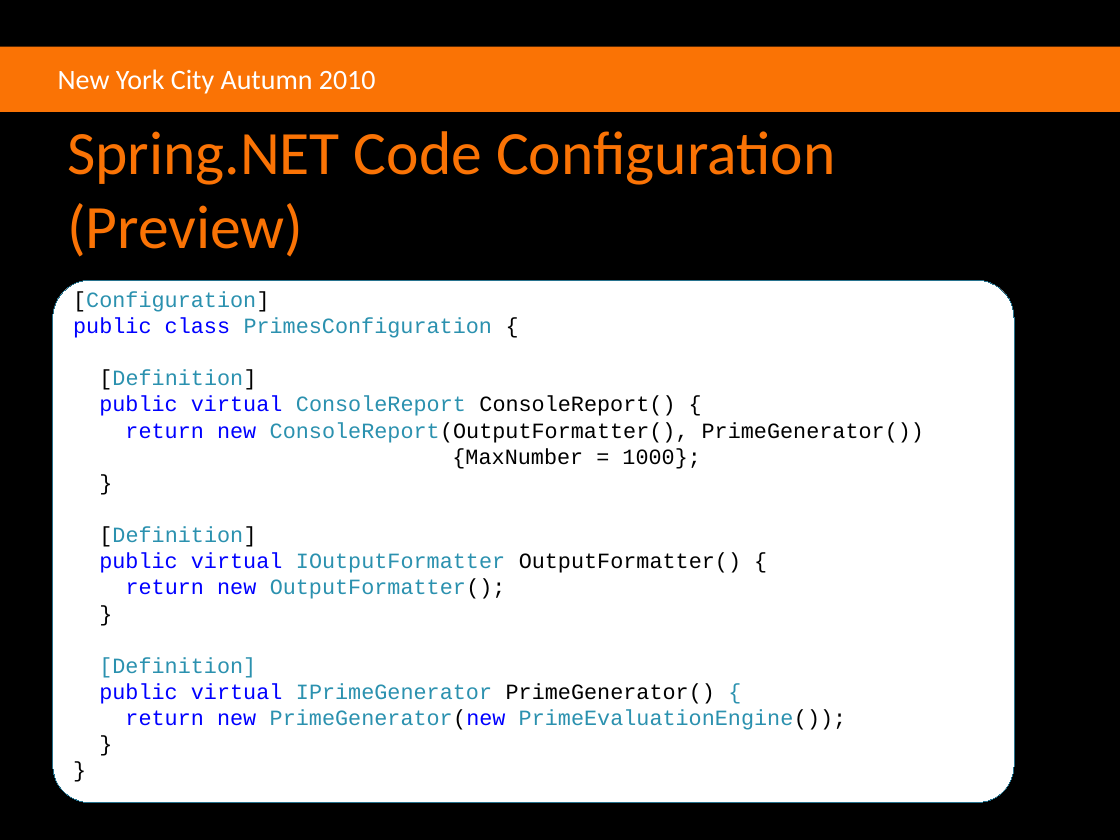
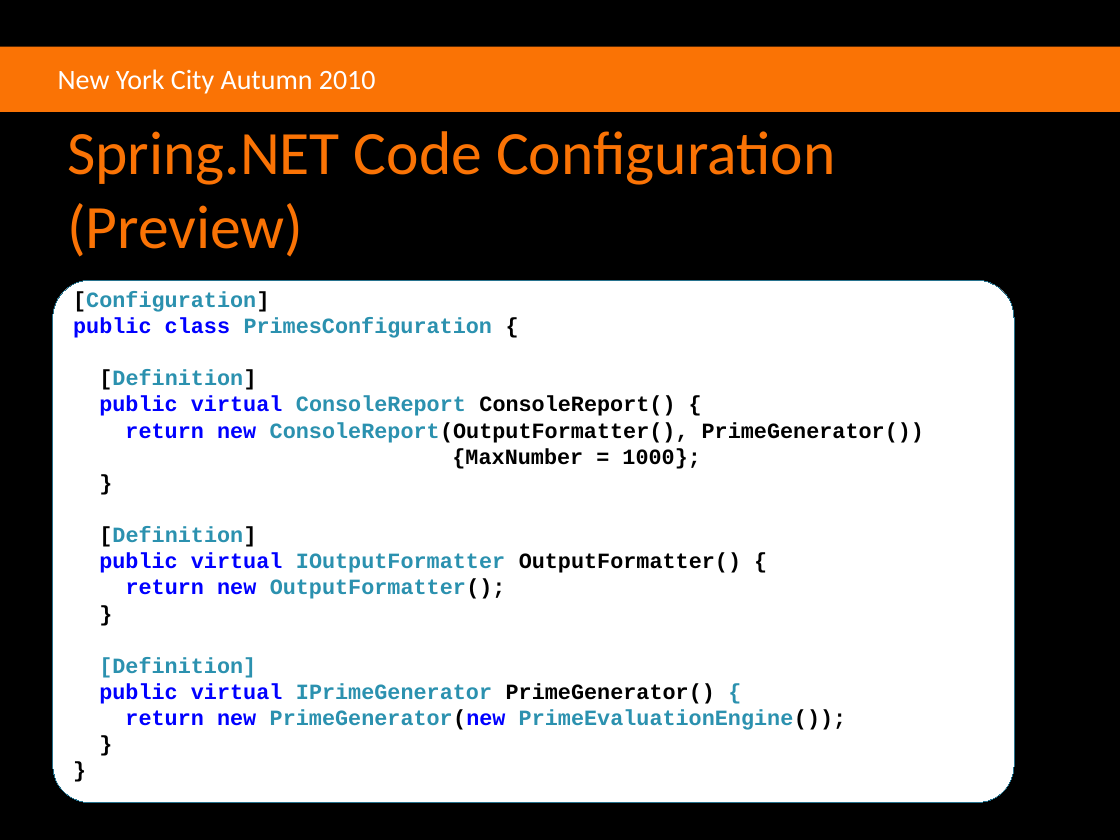
Before and after one commit to agilefire/November2010, a slide deck: slide 37 of Agile Firestarter Autumn 2010 Dependency Injection.pptx (slide 35 before the commit). Drawn at 1120x840 pixels with LibreOffice and Linux fonts; fonts in the diff are those of the drawing; background and template pictures are left out. Boxes give left, top, right and bottom in pixels: in the first picture for what was removed or moved away, otherwise in the second. Text is boxed around its words. In the diff, an @@ line names an element or a change of style, - is before the commit and + after.

```diff
--- a/Agile Firestarter Autumn 2010 Dependency Injection.pptx
+++ b/Agile Firestarter Autumn 2010 Dependency Injection.pptx
@@ text "[Configuration]" at [73, 291, 924, 730]: bold on @@
```
Also in this commit, not shown: 21 other slides changed, 2 slides added, 6 other files.
